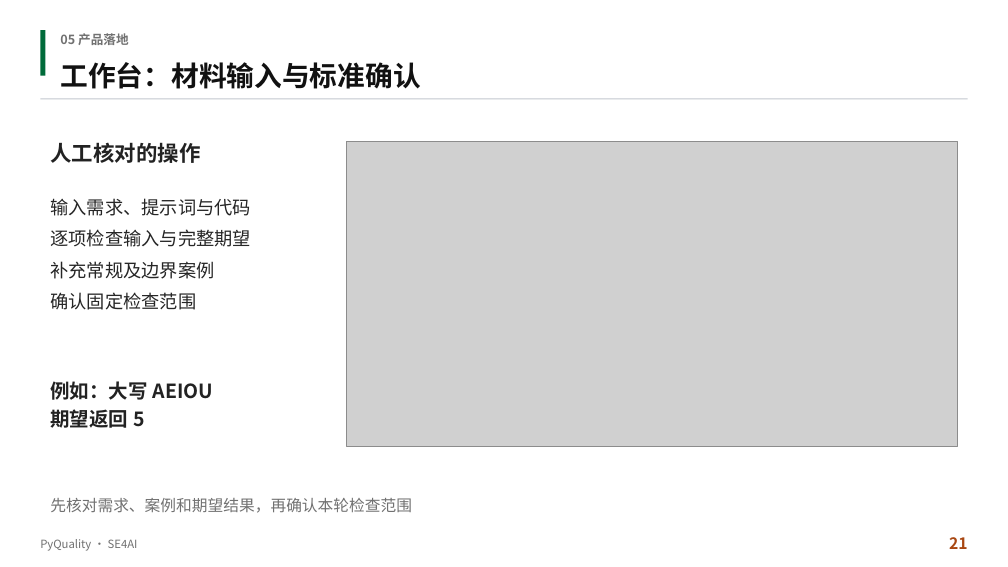
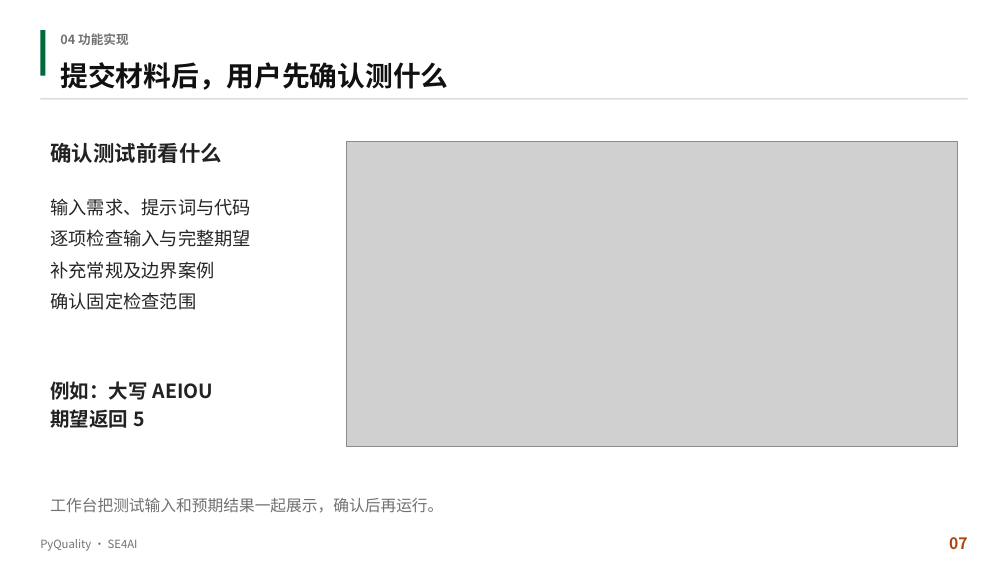
Before and after one commit to aCuttlefish/PyQuality, a slide deck: slide 7 of course-delivery/docs/汇报与实机演示/PyQuality_终期汇报.pptx (slide 21 before the commit). Drawn at 1008x567 pixels with LibreOffice and Linux fonts; fonts in the diff are those of the drawing; grey boxes stand for pictures. Boxes give left, top, right and bottom in pixels: in the first picture for what was removed or moved away, otherwise in the second. Text is boxed around its words. In the diff, an @@ line names an element or a change of style, - is before the commit and + after.

```diff
--- a/course-delivery/docs/汇报与实机演示/PyQuality_终期汇报.pptx
+++ b/course-delivery/docs/汇报与实机演示/PyQuality_终期汇报.pptx
@@ text at (60,33,128,45): text changed @@
-05 产品落地
+04 功能实现
@@ text at (60,62,448,90): text changed @@
-工作台：材料输入与标准确认
+提交材料后，用户先确认测什么
@@ text at (50,143,222,163): text changed @@
-人工核对的操作
+确认测试前看什么
@@ text at (50,498,443,513): text changed @@
-先核对需求、案例和期望结果，再确认本轮检查范围
+工作台把测试输入和预期结果一起展示，确认后再运行。
@@ text at (949,537,968,549): text changed @@
-21
+07
```
Also in this commit, not shown: 9 other slides changed, 6 slides added, 28 slides removed, 4 other files.
